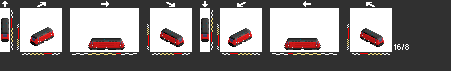
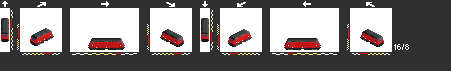
The second 451×71 image is a revision of the first. Changes to its layers:
painted on "Layer 0" over (x1=44, y1=27, x2=372, y2=41)
